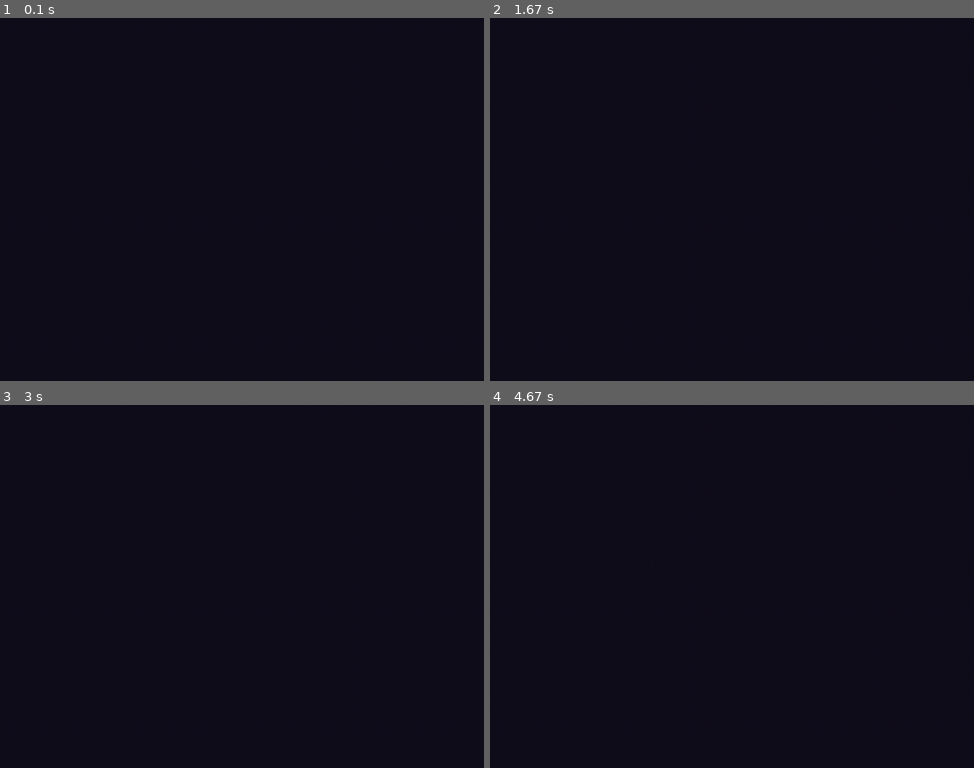
Above: before the commit, frames 1-4 (two rows, left to right).
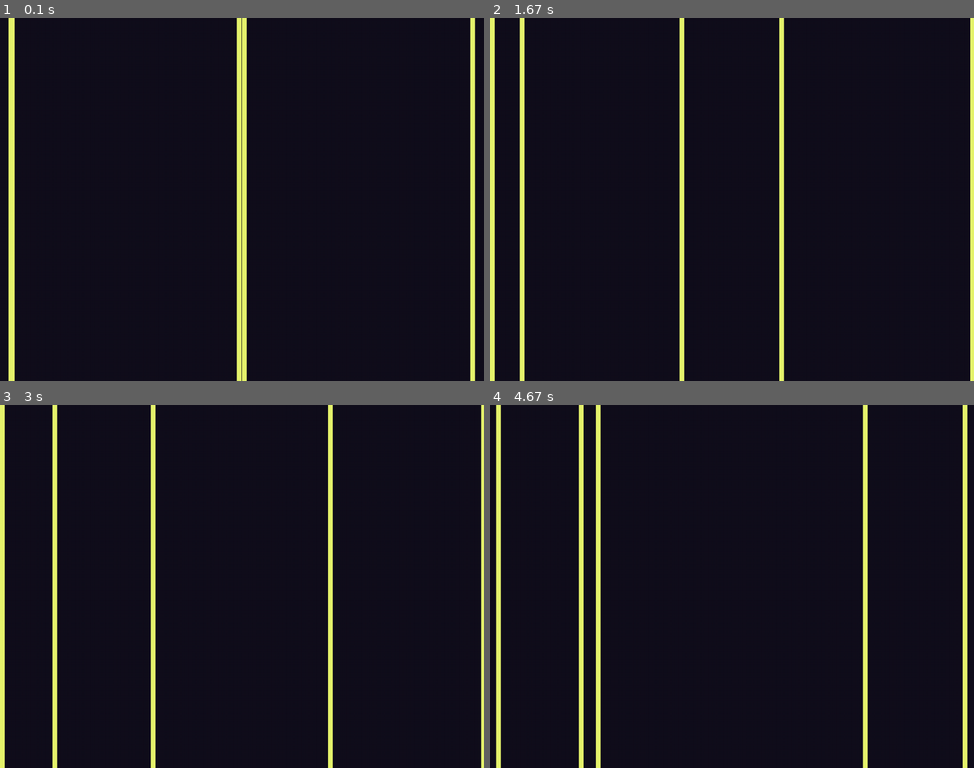
Above: after the commit, the same moments.

Repository: cheery/pygame_tutorial
Game: pygame game, started from main.py
Same seed, same stepped clock (60 frames per second), same inputs: the game is played once before the commit and once after it.
Inputs:
- Up to frame 1 (0.1 s): no input
- Up to frame 2 (1.67 s): no input
- Up to frame 3 (3 s): no input
- Up to frame 4 (4.67 s): no input

The runs differ from the first frame. In frame 1, 4.7% of the frame differs, in the area x 1-99%, y 0-100%; in frame 2, 5.0%; in frame 3, 4.9%; in frame 4, 5.3%.

Commit message:
an animated column

Diff:
--- a/main.py
+++ b/main.py
@@ -1,11 +1,20 @@
 import pygame, sys
+from time import time
+from math import sin, pi
 
 black = 0,0,0
 white = 0xFF, 0xFF, 0xFF
 background_color = 0x12, 0x0E, 0x1C
+front_color = 0xE7, 0xF5, 0x6E
 
 def animation_frame(screen):
     screen.fill(background_color)
+    now = time()
+    (width, height) = screen.get_size()
+    for phase in [0.0, 0.2, 0.5, 0.8, 0.7]:
+        x = 512 + sin(2*pi*((now*0.02) + phase)) * 512
+        thickness = 10
+        screen.fill(front_color, (x-thickness/2, 0, thickness, height))
 
 def dispatch(event):
     if event.type == pygame.QUIT:
Not shown, changed: README.md
